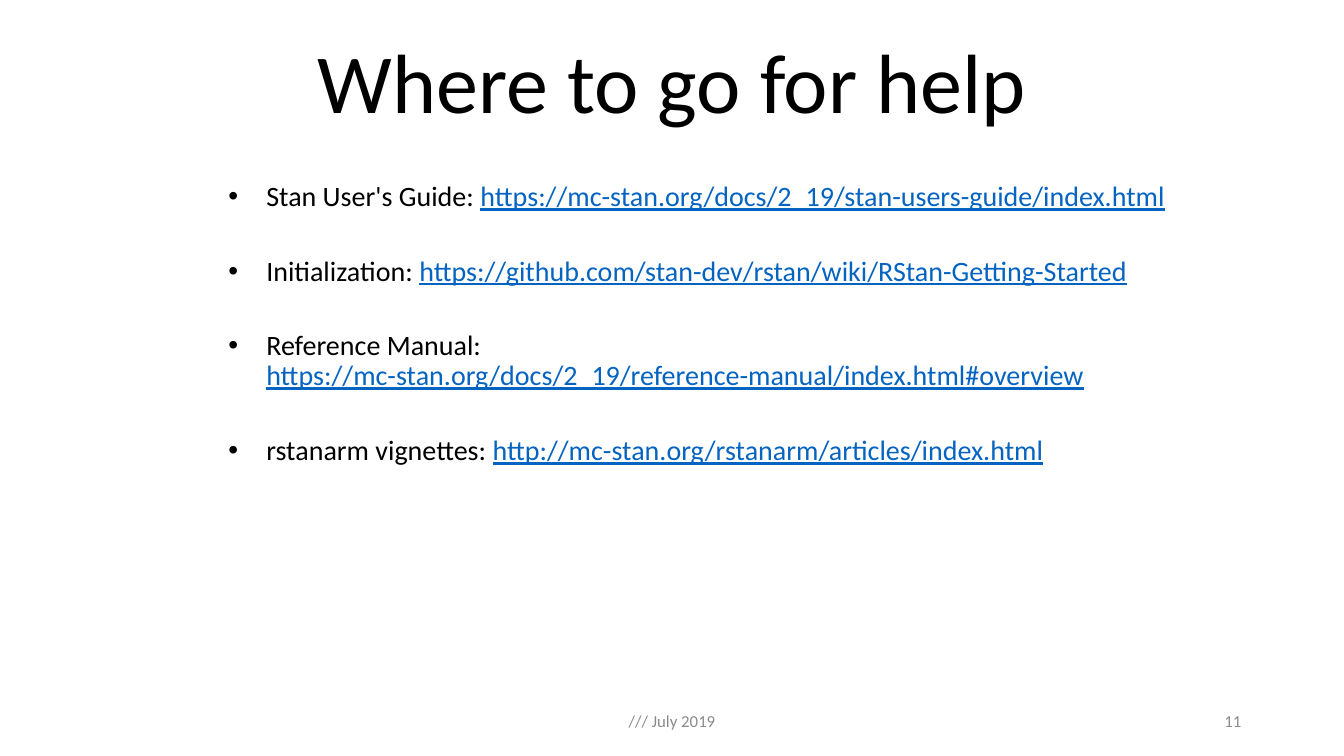
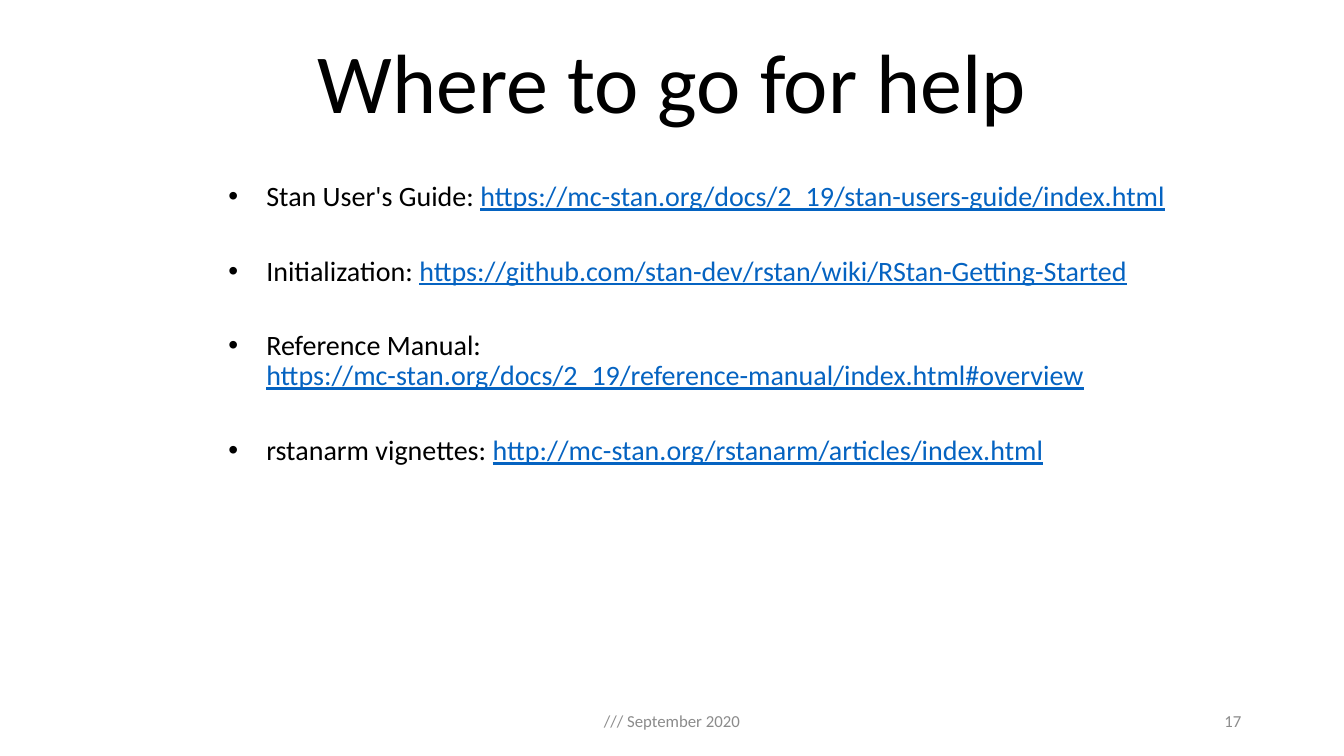
Before and after one commit to ilaga/RStan-Workshop, a slide deck: slide 17 of rstan_pp.pptx (slide 11 before the commit). Drawn at 1344x756 pixels with LibreOffice and Linux fonts; fonts in the diff are those of the drawing. Boxes give left, top, right and bottom in pixels: in the first picture for what was removed or moved away, otherwise in the second. Text is boxed around its words. In the diff, an @@ line names an element or a change of style, - is before the commit and + after.

```diff
--- a/rstan_pp.pptx
+++ b/rstan_pp.pptx
@@ text at (627, 715, 740, 730): text changed @@
-/// July 2019
+/// September 2020
@@ page number at (1224, 716, 1241, 727): text changed @@
-11
+17
```
Also in this commit, not shown: 10 other slides changed, 6 slides added, 1 other file.
